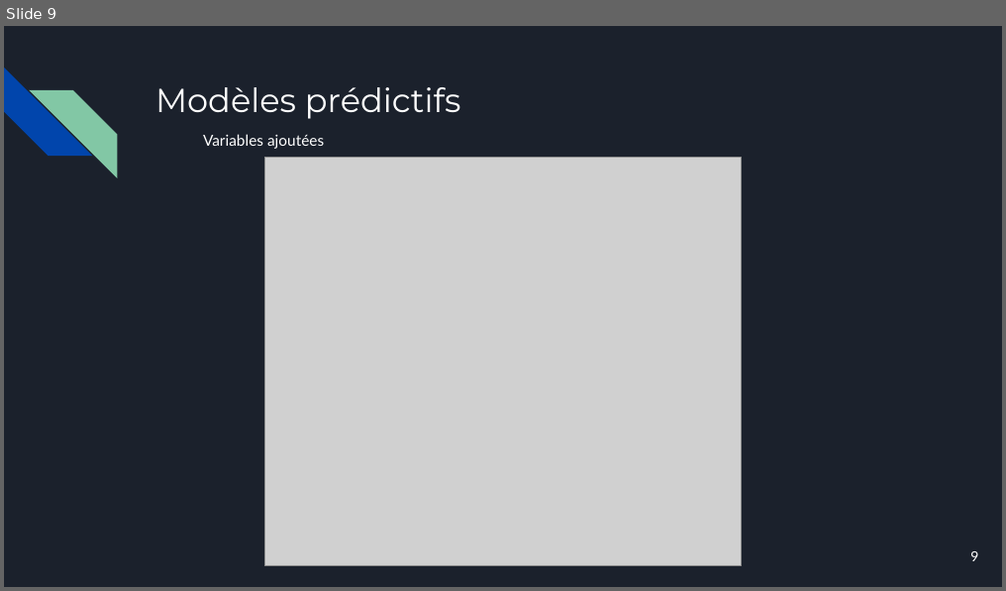
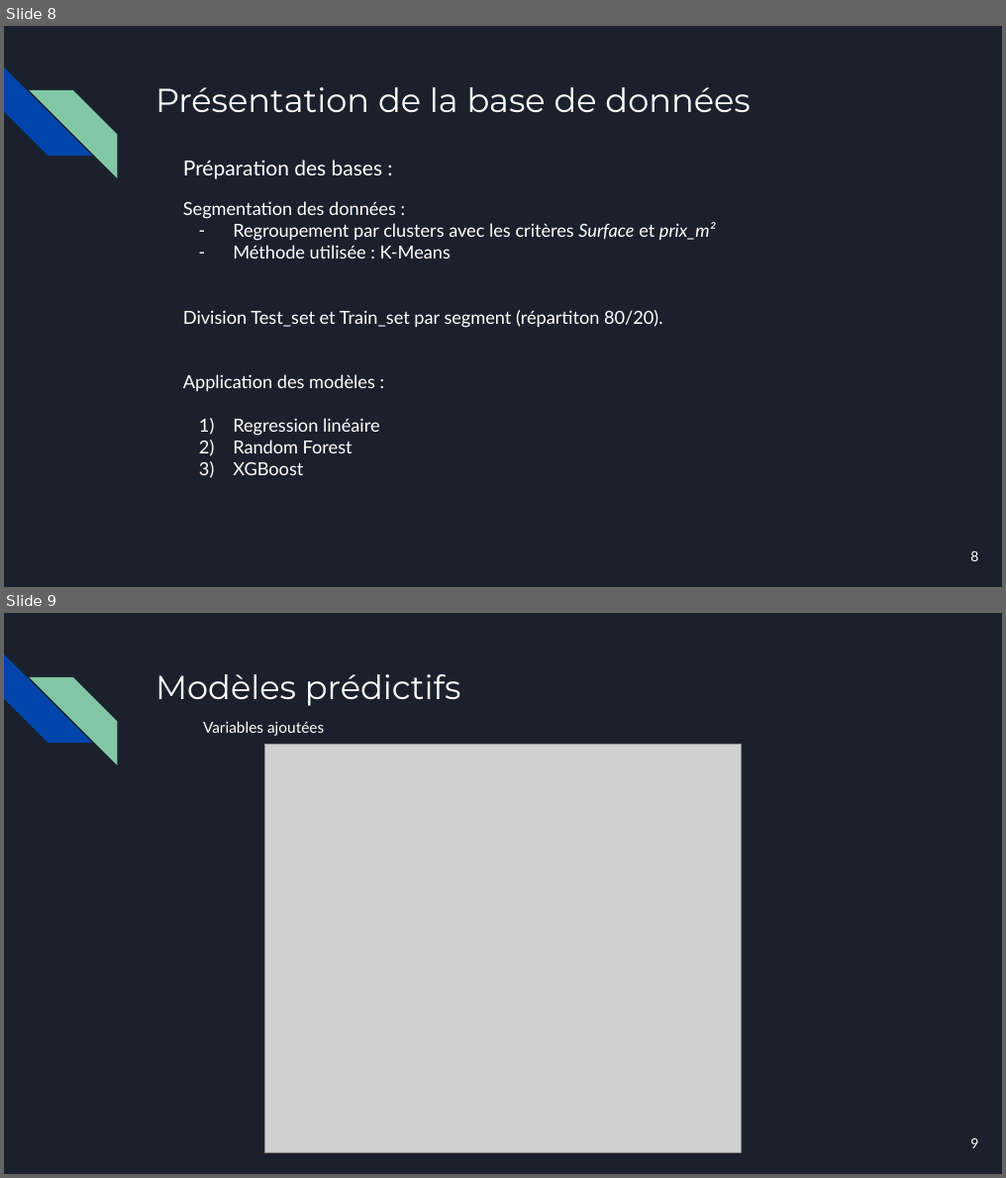
Before and after one commit to Papushkado/Real-Estate-predictions, a slide deck: Machine_Learning_ISUP.pptx. Shown one above the other, each under a label of ours: slide 9 before the commit, slides 8 and 9 after it. The pictures are 1006x591 and 1006x1178 pixels, drawn with LibreOffice and Linux fonts; fonts in the diff are those of the drawing; grey boxes stand for pictures. Boxes give left, top, right and bottom in pixels: in the first picture for what was removed or moved away, otherwise in the second. Text is boxed around its words. In the diff, an @@ line names an element or a change of style, - is before the commit and + after.

```diff
--- a/Machine_Learning_ISUP.pptx
+++ b/Machine_Learning_ISUP.pptx
@@ slide 8 added at (4, 26, 1002, 587), background #1B212C; not listed: 2 template elements that a slide beside it also shows @@
@@ title added at (155, 87, 749, 112), 24 pt, text #FFFFFF @@
+Présentation de la base de données
@@ text added at (183, 160, 382, 179), 15 pt, text #FFFFFF @@
+Préparation des bases :
@@ text added at (183, 201, 716, 475), 13 pt, text #FFFFFF @@
+Segmentation des données :
+– Regroupement par clusters avec les critères Surface et prix_m²
+– Méthode utilisée : K-Means
+Division Test_set et Train_set par segment (répartiton 80/20).
+Application des modèles :
+1) Regression linéaire
+2) Random Forest
+3) XGBoost
@@ page number added at (970, 552, 978, 562), 10 pt, text #FFFFFF @@
+8
```
Also in this commit, not shown: 3 slides changed, 2 other slides added, 1 slide removed, 1 other file.
